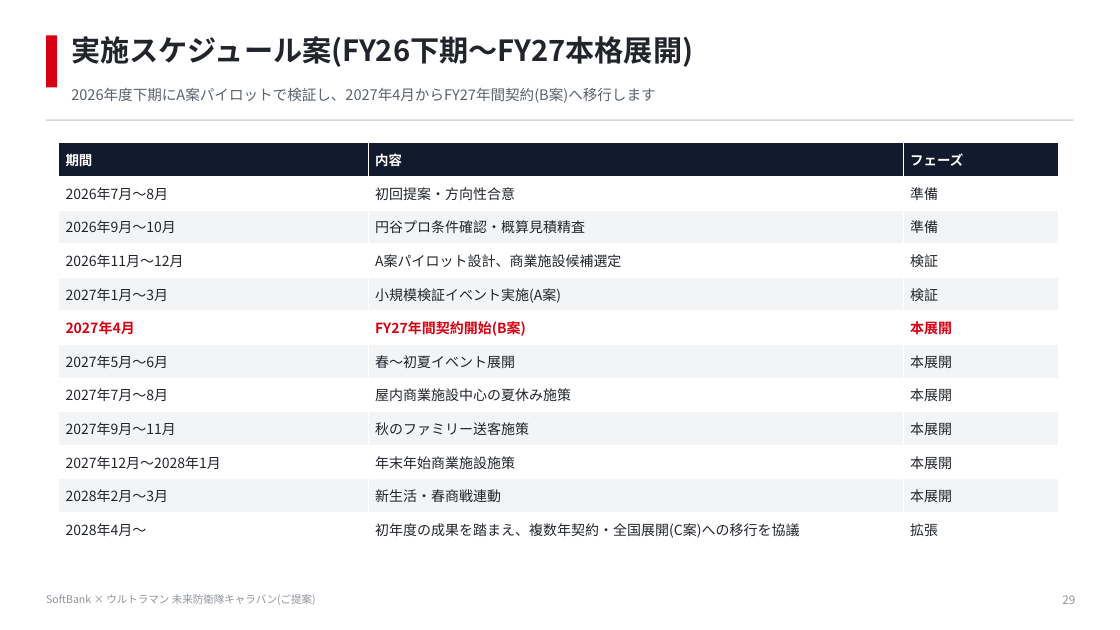
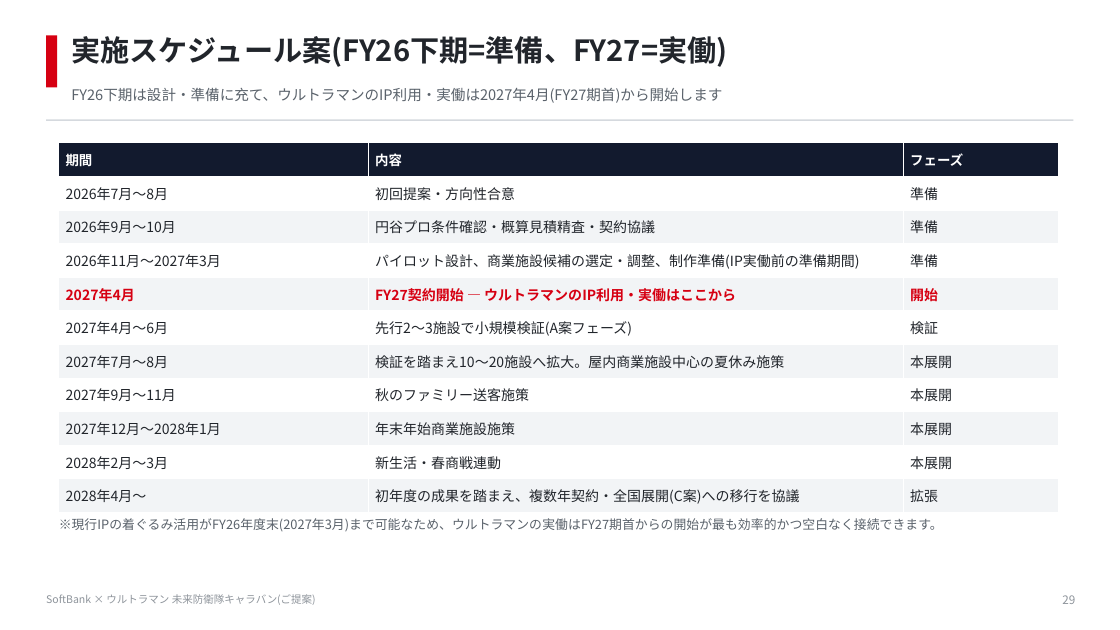
Before and after one commit to hayatoshintani-spe/kessho-lens, a slide deck: slide 29 of docs/proposals/softbank-ultraman-caravan/SoftBank_Ultraman_未来防衛隊キャラバン_提案資料.pptx. Drawn at 1120x630 pixels with LibreOffice and Linux fonts; fonts in the diff are those of the drawing. Boxes give left, top, right and bottom in pixels: in the first picture for what was removed or moved away, otherwise in the second. Text is boxed around its words. In the diff, an @@ line names an element or a change of style, - is before the commit and + after.

```diff
--- a/docs/proposals/softbank-ultraman-caravan/SoftBank_Ultraman_未来防衛隊キャラバン_提案資料.pptx
+++ b/docs/proposals/softbank-ultraman-caravan/SoftBank_Ultraman_未来防衛隊キャラバン_提案資料.pptx
@@ text at bbox=[71, 36, 727, 67]: text changed @@
-実施スケジュール案(FY26下期〜FY27本格展開)
+実施スケジュール案(FY26下期=準備、FY27=実働)
@@ text at bbox=[71, 88, 722, 103]: text changed @@
-2026年度下期にA案パイロットで検証し、2027年4月からFY27年間契約(B案)へ移行します
+FY26下期は設計・準備に充て、ウルトラマンのIP利用・実働は2027年4月(FY27期首)から開始します
@@ table at bbox=[59, 143, 1059, 513] @@
-row 3: 2026年9月〜10月 | 円谷プロ条件確認・概算見積精査 | 準備
-row 4: 2026年11月〜12月 | A案パイロット設計、商業施設候補選定 | 検証
-row 5: 2027年1月〜3月 | 小規模検証イベント実施(A案) | 検証
-row 6: 2027年4月 | FY27年間契約開始(B案) | 本展開
-row 7: 2027年5月〜6月 | 春〜初夏イベント展開 | 本展開
-row 8: 2027年7月〜8月 | 屋内商業施設中心の夏休み施策 | 本展開
+row 3: 2026年9月〜10月 | 円谷プロ条件確認・概算見積精査・契約協議 | 準備
+row 4: 2026年11月〜2027年3月 | パイロット設計、商業施設候補の選定・調整、制作準備(IP実働前の準備期間) | 準備
+row 5: 2027年4月 | FY27契約開始 — ウルトラマンのIP利用・実働はここから | 開始
+row 6: 2027年4月〜6月 | 先行2〜3施設で小規模検証(A案フェーズ) | 検証
+row 7: 2027年7月〜8月 | 検証を踏まえ10〜20施設へ拡大。屋内商業施設中心の夏休み施策 | 本展開
@@ text added at bbox=[59, 518, 943, 531], 11 pt, text #5A626B @@
+※現行IPの着ぐるみ活用がFY26年度末(2027年3月)まで可能なため、ウルトラマンの実働はFY27期首からの開始が最も効率的かつ空白なく接続できます。
```
Also in this commit, not shown: 3 other slides changed, 2 other files.
